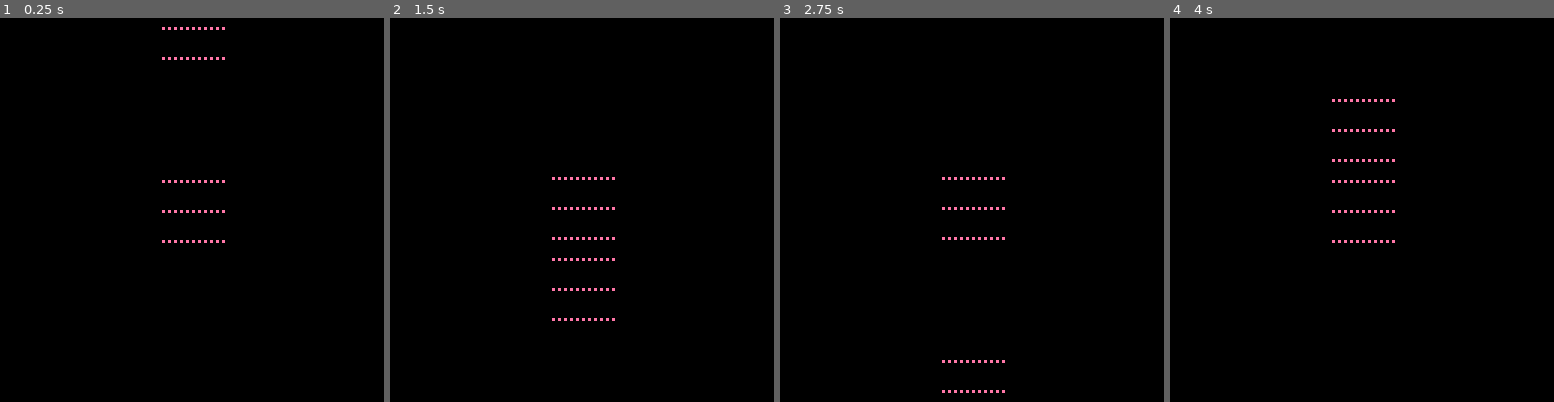
Above: before the commit, frames 1-4 (left to right).
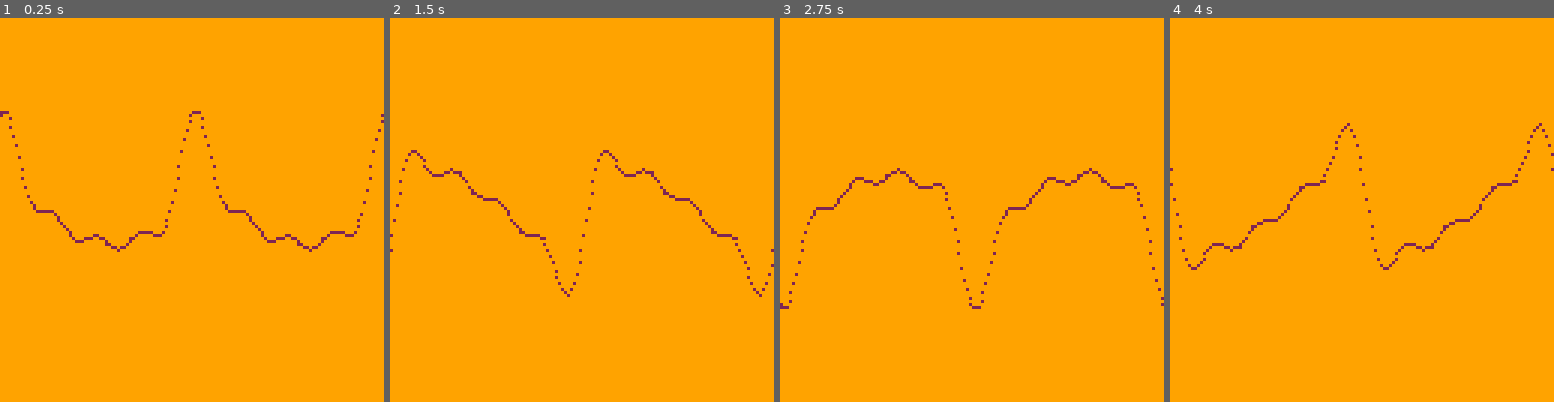
Above: after the commit, the same moments.

Repository: 0x4D5352/mussar.p8
Game: PICO-8 cartridge oscilloscope.p8
Same seed, same stepped clock (60 frames per second), same inputs: the game is played once before the commit and once after it.
Inputs:
- Up to frame 1 (0.25 s): no input
- Up to frame 2 (1.5 s): no input
- Up to frame 3 (2.75 s): no input
- Up to frame 4 (4 s): no input

The runs differ from the first frame. In frame 1, 100% of the frame differs, in the area x 0-100%, y 0-100%; in frame 2, 100%; in frame 3, 100%; in frame 4, 100%.

Commit message:
v1 of oscilloscope

Diff:
--- a/oscilloscope.p8
+++ b/oscilloscope.p8
@@ -5,37 +5,43 @@
 -- z = cos(distance/amplitude-t())*scalar
 --globals
 function _init()
-	a=1
-	r = 10
-	amplitude = 1
-	scalar = 64
-	vertical = 10
-	horizontal = 2
+	a=4
+	r = 64
+	frequency = r
+	scalar = r/a
+	vertical = r / 1
+	horizontal = r * 0.0125
 	turbidity = 0
-	offset = 64 - r
-	g = flr(rnd(15))+1
+	-- offset = 128 - r
+	offset = 0
+	g = flr(rnd(16))
 end
 
 function fourier(n,c)
 	--local f_color = flr(rnd(15))+1
-	for y = -r,r,vertical do
+	local phase = sin(t())
+	for y = -(r/2),(r/2),vertical do
+		cls(g+7)
 		--local y_color = flr(rnd(15))+1
 		for x = -r,r,horizontal do
 			--local x_color = flr(rnd(15))+1
+			local sum = 0
+			local noise = rnd() * turbidity
 			for i = 0, n do
 				--local i_color = flr(rnd(15))+1
-				local noise = rnd() * turbidity
 				if (rnd() >= 0.5) noise *= -1
-				local val = (sin((i*x)/amplitude-t())/i)*scalar
-				pset(r+x+noise+offset, r+y-val+noise+offset, c)
+				local val = (sin((i*x)/frequency-t())/i)*scalar
+				sum += val
 			end
+			local x_pos = (r + x + noise)
+			local y_pos = (r/2)+y-sum+noise
+			pset(x_pos, y_pos, c)
 		end
 	end
 end
 
 function _draw()
-	cls()
-	--local c = flr(rnd(15))+1
+	-- local c = flr(rnd(15))+1
 	fourier(a,g)
 end
 __gfx__
